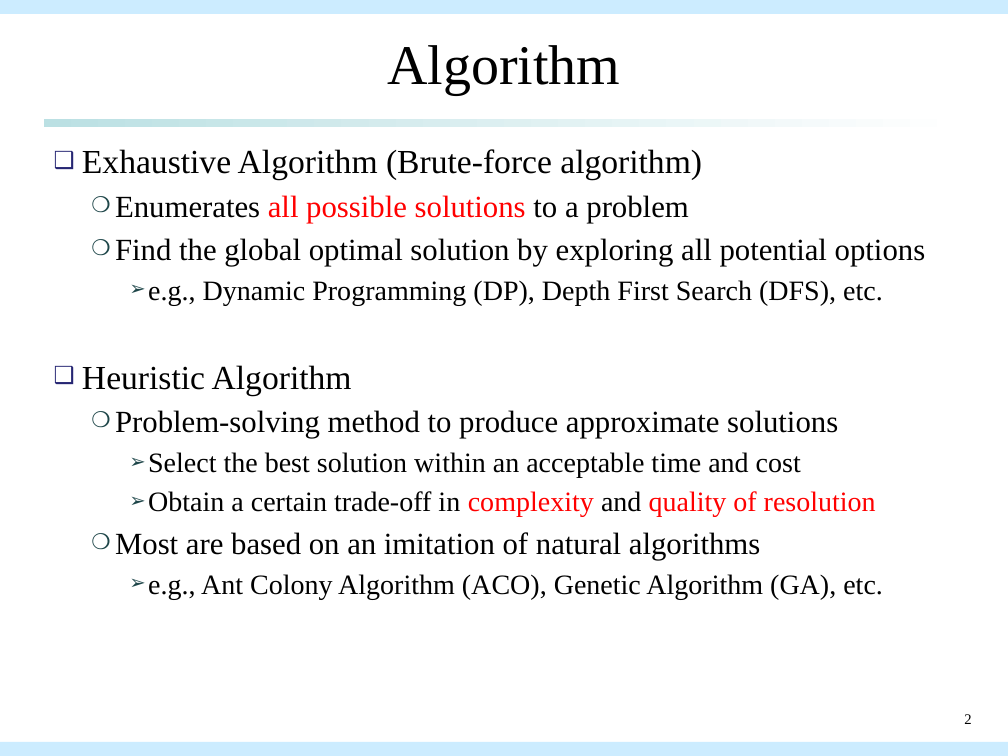
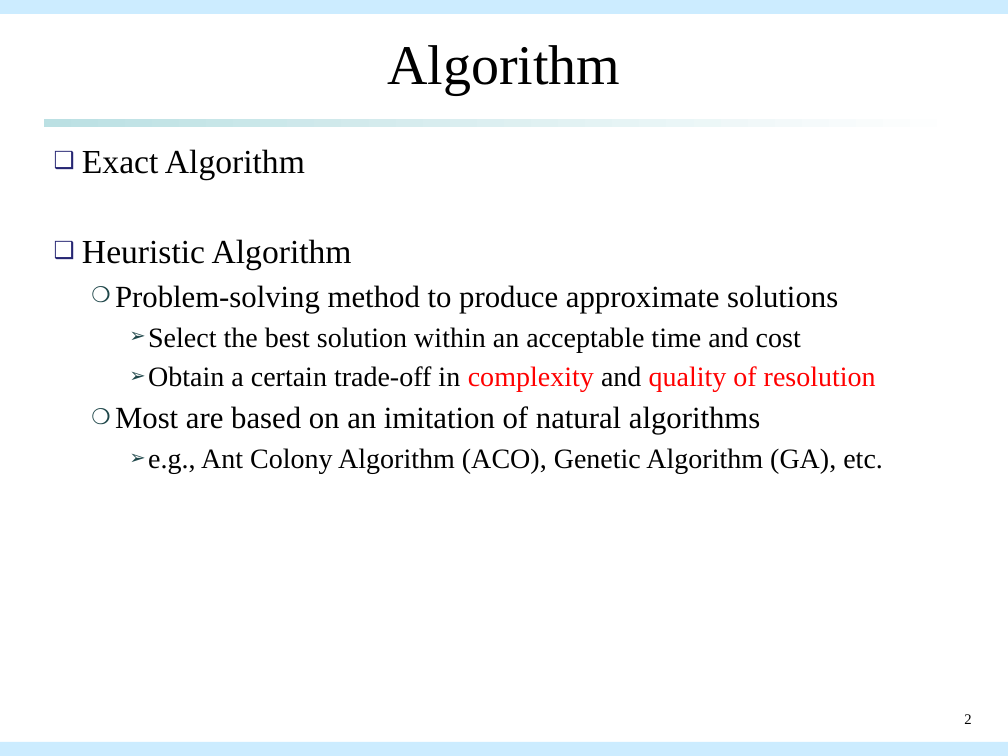
Before and after one commit to qwe8496516/AI_course, a slide deck: slide 2 of AI_presentation/aco_presentation.pptx. Drawn at 1008x756 pixels with LibreOffice and Linux fonts; fonts in the diff are those of the drawing. Boxes give left, top, right and bottom in pixels: in the first picture for what was removed or moved away, otherwise in the second. Text is boxed around its words. In the diff, an @@ line names an element or a change of style, - is before the commit and + after.

```diff
--- a/AI_presentation/aco_presentation.pptx
+++ b/AI_presentation/aco_presentation.pptx
@@ text at [82, 149, 305, 180]: text changed; size 22 to 24 pt @@
-❑ Exhaustive Algorithm (Brute-force algorithm)
-  ❍ Enumerates all possible solutions to a problem
-  ❍ Find the global optimal solution by exploring all potential options
-    ➢ e.g., Dynamic Programming (DP), Depth First Search (DFS), etc.
+❑ Exact Algorithm
```
Also in this commit, not shown: 6 other slides changed, 8 slides added, 1 other file.
